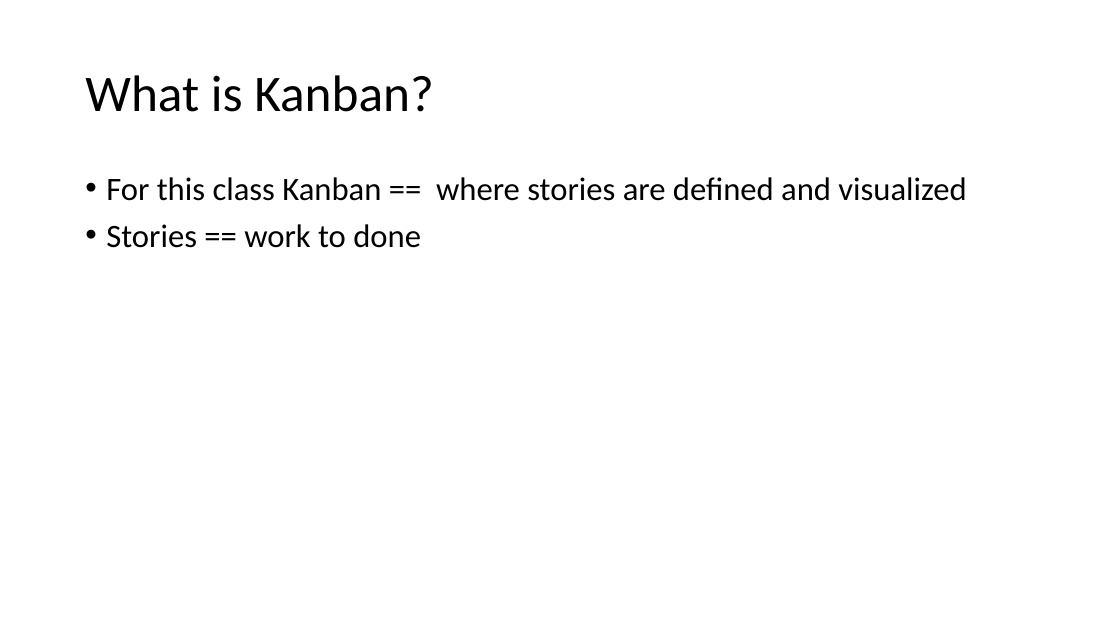
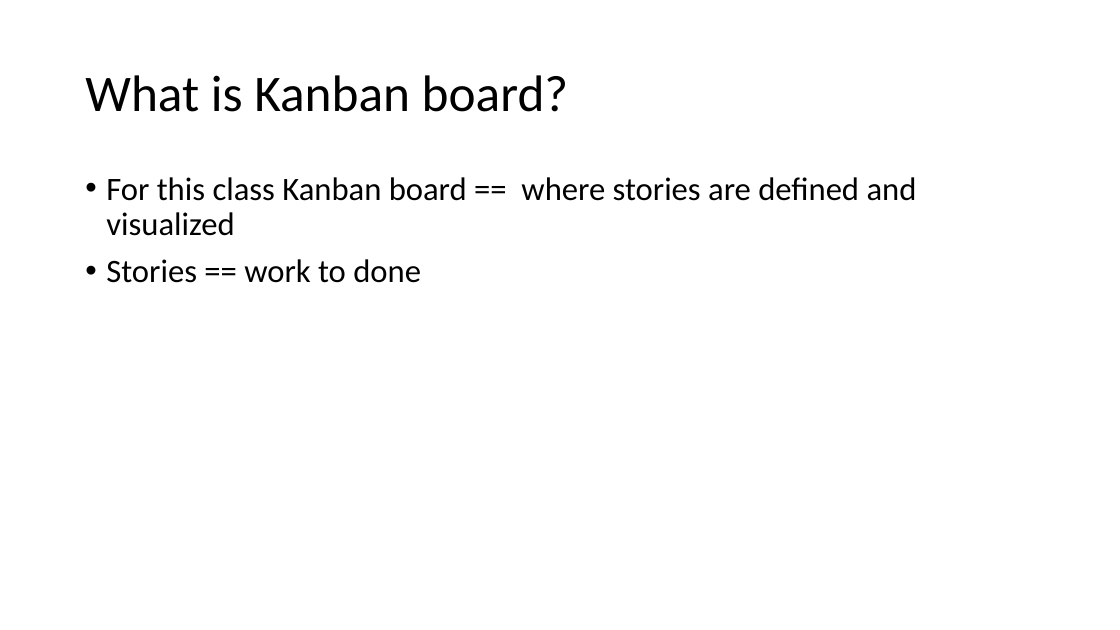
Before and after one commit to mschray/IPro497Sample, a slide deck: slide 3 of Course Content/What is Kanban (101).pptx. Drawn at 1120x630 pixels with LibreOffice and Linux fonts; fonts in the diff are those of the drawing. Boxes give left, top, right and bottom in pixels: in the first picture for what was removed or moved away, otherwise in the second. Text is boxed around its words. In the diff, an @@ line names an element or a change of style, - is before the commit and + after.

Commit message:
Add files via upload
Post lecture edits for typos or clarifications.

```diff
--- a/Course Content/What is Kanban (101).pptx
+++ b/Course Content/What is Kanban (101).pptx
@@ title at box(85, 75, 569, 112): text changed @@
-What is Kanban?
+What is Kanban board?
@@ text at box(106, 177, 917, 236): text changed @@
-• For this class Kanban == where stories are defined and visualized
+• For this class Kanban board == where stories are defined and visualized
```
Also in this commit, not shown: 1 other file.
